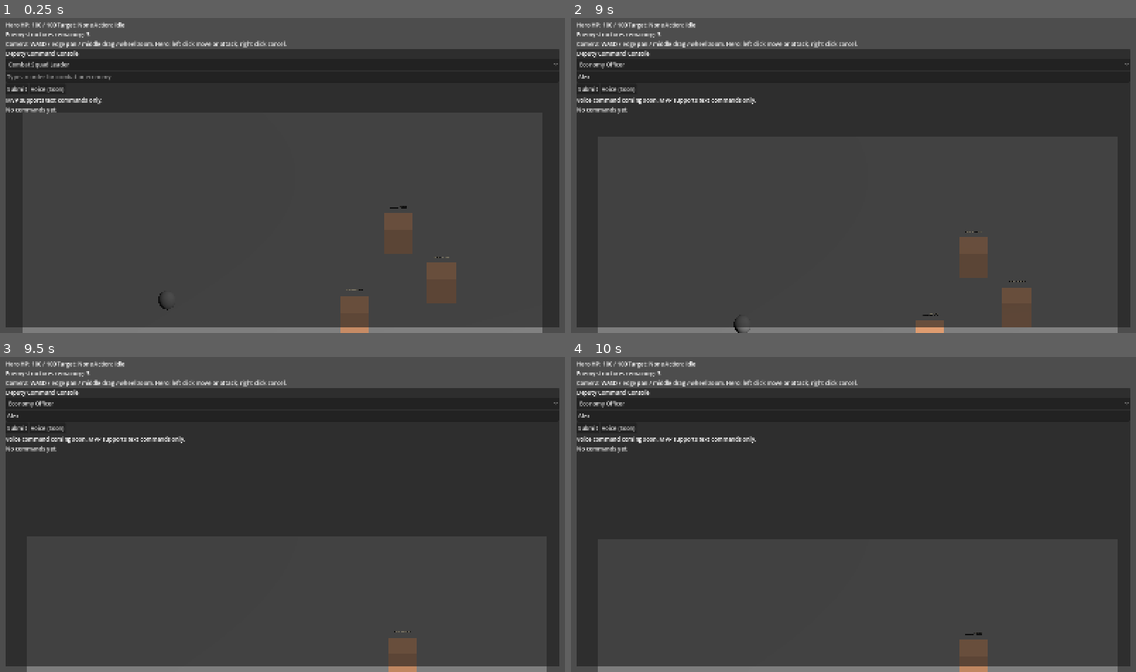
Above: before the commit, frames 1-4 (two rows, left to right).
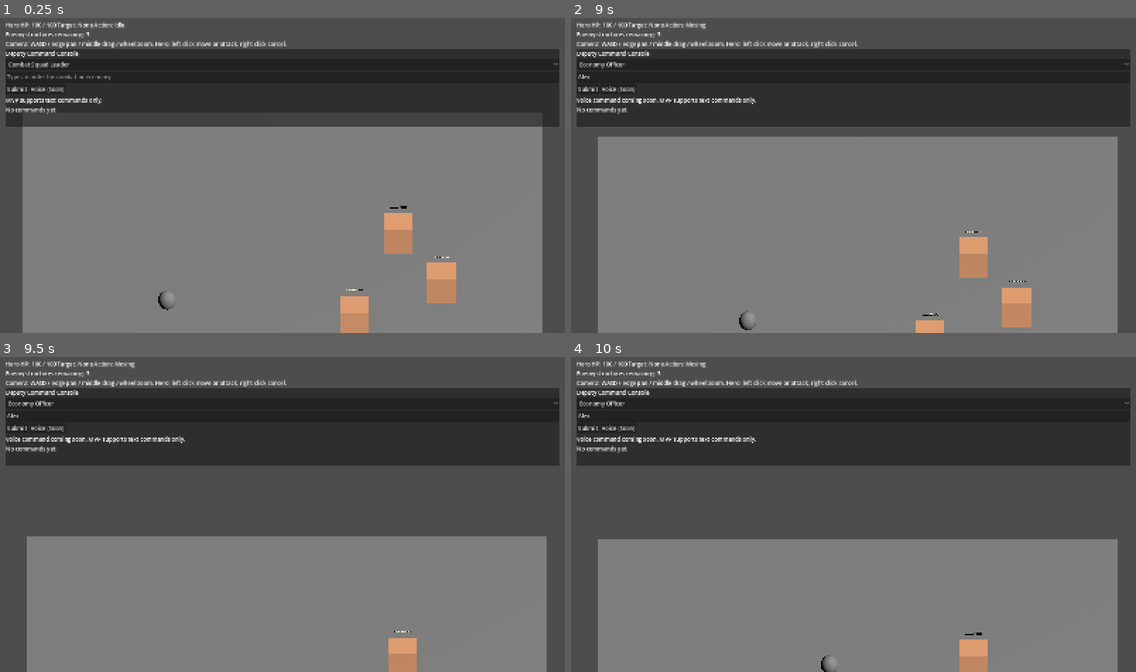
Above: after the commit, the same moments.

Repository: yanlinyi101/War-Buddy
Game: Godot game, scene res://scenes/main.tscn
The game is run twice, just before and just after one commit, with the same random seed, the same clock (stepped at 60 frames per second) and the same inputs.
Inputs (mouse positions are in pixels of both pictures, inside the frame that each line leads up to):
- Up to frame 1 (0.25 s): no input
- Up to frame 2 (9 s): click (853, 77) at 0.52 s; type "Alex" at 0.6 s; click "Combat Squad Leader" at 1.25 s; click "Submit" at 2 s; click "Economy Officer" at 2.75 s; click "Voice (Soon)" at 3.5 s; click "Economy Officer" at 4.25 s; click "Submit" at 5 s; click "Voice (Soon)" at 5.75 s; click "Economy Officer" at 6.5 s; click "Submit" at 7.25 s; click "Voice (Soon)" at 8 s; tap Enter at 8.75 s; move the mouse to (977, 159) at 8.77 s; hold S (camera_pan_down) from 8.78 s (still down); click (977, 159) at 8.92 s
- Up to frame 3 (9.5 s): keep holding S (camera_pan_down)
- Up to frame 4 (10 s): release S (camera_pan_down) at 9.5 s; drag from (740, 530) to (825, 577) at 9.52 s

The runs differ from the first frame. In frame 1, 62% of the frame differs, in the area x 1-99%, y 34-99%; in frame 2, 62%; in frame 3, 62%, in the area x 1-99%, y 1-99%; in frame 4, 62%.

Commit message:
fix(godot): hud panel mouse-passthrough and ortho camera zoom
- main.tscn: PanelContainer no longer covers the 3D viewport or eats clicks.
  Added mouse_filter = 2 and removed size_flags_vertical = 3 so the panel
  sizes to its content (custom_minimum_size = (520, 220)) instead of
  expanding across the screen. Other decorative containers were already on
  IGNORE; this finishes the T3 audit honestly.
- rts_camera.gd: orthographic zoom now adjusts Camera3D.size instead of
  position.y. The camera is configured projection = 1 (ortho), so moving y
  only translated an oblique view diagonally. Branch on projection so
  perspective fallback still uses height.
- Specs: synced 02 T3-T6 checkboxes with the v0.1.0 reality and the v0.1.1
  patch; 04 records the v0.2 milestone lock (multi-unit selection + Squad
  abstraction, hero standalone). 05 reflects the manual smoke-test pass.
- project.godot: cosmetic section reorder by the Godot editor, no semantic
  change.

Co-Authored-By: Claude Opus 4.7 <noreply@anthropic.com>

Diff:
--- a/godot/project.godot
+++ b/godot/project.godot
@@ -14,15 +14,15 @@
 run/main_scene="res://scenes/main.tscn"
 config/features=PackedStringArray("4.6")
 
-[editor_plugins]
-
-enabled=PackedStringArray("res://addons/gut/plugin.cfg")
-
 [display]
 
 window/size/viewport_width=1600
 window/size/viewport_height=900
 window/stretch/mode="canvas_items"
+
+[editor_plugins]
+
+enabled=PackedStringArray("res://addons/gut/plugin.cfg")
 
 [input]
 
--- a/godot/scenes/main.tscn
+++ b/godot/scenes/main.tscn
@@ -1,20 +1,21 @@
-[gd_scene load_steps=4 format=3 uid="uid://mainscene"]
+[gd_scene format=3 uid="uid://mainscene"]
 
-[ext_resource type="PackedScene" path="res://scenes/world.tscn" id="1_world"]
-[ext_resource type="Script" path="res://scripts/bootstrap.gd" id="2_bootstrap"]
-[ext_resource type="Script" path="res://scripts/hud_root.gd" id="3_hud"]
+[ext_resource type="PackedScene" uid="uid://worldscene" path="res://scenes/world.tscn" id="1_world"]
+[ext_resource type="Script" uid="uid://bmms8qoh4vy6k" path="res://scripts/bootstrap.gd" id="2_bootstrap"]
+[ext_resource type="Script" uid="uid://cxovtcnyly5jx" path="res://scripts/hud_root.gd" id="3_hud"]
 
-[node name="Main" type="Node"]
+[node name="Main" type="Node" unique_id=455902520]
 script = ExtResource("2_bootstrap")
 
-[node name="World" parent="." instance=ExtResource("1_world")]
+[node name="World" parent="." unique_id=96283415 instance=ExtResource("1_world")]
 unique_name_in_owner = true
+transform = Transform3D(0.99984616, 0.01753966, 0, -0.01753966, 0.99984616, 0, 0, 0, 1, 1.830297, 1.7507162, -4.207573)
 
-[node name="HudRoot" type="CanvasLayer" parent="."]
+[node name="HudRoot" type="CanvasLayer" parent="." unique_id=125545914]
 unique_name_in_owner = true
 script = ExtResource("3_hud")
 
-[node name="MarginContainer" type="MarginContainer" parent="HudRoot"]
+[node name="MarginContainer" type="MarginContainer" parent="HudRoot" unique_id=483052491]
 anchors_preset = 15
 anchor_right = 1.0
 anchor_bottom = 1.0
@@ -24,83 +25,91 @@
 offset_bottom = -16.0
 mouse_filter = 2
 
-[node name="VBox" type="VBoxContainer" parent="HudRoot/MarginContainer"]
+[node name="VBox" type="VBoxContainer" parent="HudRoot/MarginContainer" unique_id=567875370]
+layout_mode = 2
 mouse_filter = 2
 
-[node name="TopRow" type="HBoxContainer" parent="HudRoot/MarginContainer/VBox"]
+[node name="TopRow" type="HBoxContainer" parent="HudRoot/MarginContainer/VBox" unique_id=751318585]
+layout_mode = 2
 size_flags_horizontal = 3
 mouse_filter = 2
 
-[node name="HeroStatusLabel" type="Label" parent="HudRoot/MarginContainer/VBox/TopRow"]
+[node name="HeroStatusLabel" type="Label" parent="HudRoot/MarginContainer/VBox/TopRow" unique_id=305314115]
 unique_name_in_owner = true
+layout_mode = 2
 text = "Hero HP: 100 / 100"
+
+[node name="HeroTargetLabel" type="Label" parent="HudRoot/MarginContainer/VBox/TopRow" unique_id=1346659880]
+unique_name_in_owner = true
+layout_mode = 2
+text = "Target: None"
+
+[node name="HeroActionLabel" type="Label" parent="HudRoot/MarginContainer/VBox/TopRow" unique_id=1067980760]
+unique_name_in_owner = true
+layout_mode = 2
+text = "Action: Idle"
+
+[node name="BuildingsRemainingLabel" type="Label" parent="HudRoot/MarginContainer/VBox" unique_id=1796653096]
+unique_name_in_owner = true
+layout_mode = 2
+text = "Enemy structures remaining: 0"
+
+[node name="HelpLabel" type="Label" parent="HudRoot/MarginContainer/VBox" unique_id=1779416796]
+unique_name_in_owner = true
+layout_mode = 2
+text = "Controls"
+autowrap_mode = 3
+
+[node name="PanelContainer" type="PanelContainer" parent="HudRoot/MarginContainer/VBox" unique_id=221591685]
+layout_mode = 2
+size_flags_horizontal = 3
 mouse_filter = 2
 
-[node name="HeroTargetLabel" type="Label" parent="HudRoot/MarginContainer/VBox/TopRow"]
-unique_name_in_owner = true
-text = "Target: None"
+[node name="CommandPanel" type="VBoxContainer" parent="HudRoot/MarginContainer/VBox/PanelContainer" unique_id=1615697835]
+custom_minimum_size = Vector2(520, 220)
+layout_mode = 2
 mouse_filter = 2
 
-[node name="HeroActionLabel" type="Label" parent="HudRoot/MarginContainer/VBox/TopRow"]
+[node name="PanelTitle" type="Label" parent="HudRoot/MarginContainer/VBox/PanelContainer/CommandPanel" unique_id=2008377829]
+layout_mode = 2
+text = "Deputy Command Console"
+
+[node name="ChannelSelector" type="OptionButton" parent="HudRoot/MarginContainer/VBox/PanelContainer/CommandPanel" unique_id=597427786]
 unique_name_in_owner = true
-text = "Action: Idle"
+layout_mode = 2
+
+[node name="CommandInput" type="LineEdit" parent="HudRoot/MarginContainer/VBox/PanelContainer/CommandPanel" unique_id=1011846529]
+unique_name_in_owner = true
+layout_mode = 2
+placeholder_text = "Type an order for combat or economy"
+
+[node name="ButtonRow" type="HBoxContainer" parent="HudRoot/MarginContainer/VBox/PanelContainer/CommandPanel" unique_id=528116683]
+layout_mode = 2
 mouse_filter = 2
 
-[node name="BuildingsRemainingLabel" type="Label" parent="HudRoot/MarginContainer/VBox"]
+[node name="SubmitButton" type="Button" parent="HudRoot/MarginContainer/VBox/PanelContainer/CommandPanel/ButtonRow" unique_id=151237124]
 unique_name_in_owner = true
-text = "Enemy structures remaining: 0"
-mouse_filter = 2
-
-[node name="HelpLabel" type="Label" parent="HudRoot/MarginContainer/VBox"]
-unique_name_in_owner = true
-autowrap_mode = 3
-text = "Controls"
-mouse_filter = 2
-
-[node name="PanelContainer" type="PanelContainer" parent="HudRoot/MarginContainer/VBox"]
-size_flags_horizontal = 3
-size_flags_vertical = 3
-
-[node name="CommandPanel" type="VBoxContainer" parent="HudRoot/MarginContainer/VBox/PanelContainer"]
-custom_minimum_size = Vector2(520, 220)
-mouse_filter = 2
-
-[node name="PanelTitle" type="Label" parent="HudRoot/MarginContainer/VBox/PanelContainer/CommandPanel"]
-text = "Deputy Command Console"
-mouse_filter = 2
-
-[node name="ChannelSelector" type="OptionButton" parent="HudRoot/MarginContainer/VBox/PanelContainer/CommandPanel"]
-unique_name_in_owner = true
-
-[node name="CommandInput" type="LineEdit" parent="HudRoot/MarginContainer/VBox/PanelContainer/CommandPanel"]
-unique_name_in_owner = true
-placeholder_text = "Type an order for combat or economy"
-
-[node name="ButtonRow" type="HBoxContainer" parent="HudRoot/MarginContainer/VBox/PanelContainer/CommandPanel"]
-mouse_filter = 2
-
-[node name="SubmitButton" type="Button" parent="HudRoot/MarginContainer/VBox/PanelContainer/CommandPanel/ButtonRow"]
-unique_name_in_owner = true
+layout_mode = 2
 text = "Submit"
 
-[node name="VoiceButton" type="Button" parent="HudRoot/MarginContainer/VBox/PanelContainer/CommandPanel/ButtonRow"]
+[node name="VoiceButton" type="Button" parent="HudRoot/MarginContainer/VBox/PanelContainer/CommandPanel/ButtonRow" unique_id=1344048750]
 unique_name_in_owner = true
+layout_mode = 2
 text = "Voice (Soon)"
 
-[node name="VoiceStatusLabel" type="Label" parent="HudRoot/MarginContainer/VBox/PanelContainer/CommandPanel"]
+[node name="VoiceStatusLabel" type="Label" parent="HudRoot/MarginContainer/VBox/PanelContainer/CommandPanel" unique_id=1691486561]
 unique_name_in_owner = true
+layout_mode = 2
 text = "MVP supports text commands only."
-mouse_filter = 2
 
-[node name="CommandHistory" type="RichTextLabel" parent="HudRoot/MarginContainer/VBox/PanelContainer/CommandPanel"]
+[node name="CommandHistory" type="RichTextLabel" parent="HudRoot/MarginContainer/VBox/PanelContainer/CommandPanel" unique_id=1711168123]
 unique_name_in_owner = true
-bbcode_enabled = false
-fit_content = true
-scroll_active = true
+layout_mode = 2
 size_flags_vertical = 3
 text = "No commands yet."
+fit_content = true
 
-[node name="VictoryOverlay" type="ColorRect" parent="HudRoot"]
+[node name="VictoryOverlay" type="ColorRect" parent="HudRoot" unique_id=2110181169]
 unique_name_in_owner = true
 visible = false
 anchors_preset = 15
@@ -108,14 +117,14 @@
 anchor_bottom = 1.0
 color = Color(0, 0, 0, 0.72)
 
-[node name="VictoryCenter" type="CenterContainer" parent="HudRoot/VictoryOverlay"]
-anchors_preset = 15
+[node name="VictoryCenter" type="CenterContainer" parent="HudRoot/VictoryOverlay" unique_id=979438075]
+layout_mode = 0
 anchor_right = 1.0
 anchor_bottom = 1.0
 mouse_filter = 2
 
-[node name="VictoryLabel" type="Label" parent="HudRoot/VictoryOverlay/VictoryCenter"]
+[node name="VictoryLabel" type="Label" parent="HudRoot/VictoryOverlay/VictoryCenter" unique_id=1794109423]
+layout_mode = 2
 text = "Victory — all enemy buildings destroyed."
 horizontal_alignment = 1
 vertical_alignment = 1
-mouse_filter = 2
--- a/godot/scripts/rts_camera.gd
+++ b/godot/scripts/rts_camera.gd
@@ -4,8 +4,8 @@
 @export var pan_speed := 18.0
 @export var edge_pan_margin := 18.0
 @export var zoom_step := 2.5
-@export var min_height := 10.0
-@export var max_height := 30.0
+@export var min_ortho_size := 8.0
+@export var max_ortho_size := 36.0
 @export var drag_pan_speed := 0.04
 @export var bounds_min := Vector2(-18.0, -18.0)
 @export var bounds_max := Vector2(18.0, 18.0)
@@ -52,8 +52,11 @@
 		_clamp_to_bounds()
 
 func _adjust_zoom(amount: float) -> void:
-	position.y = clampf(position.y + amount, min_height, max_height)
-	_clamp_to_bounds()
+	if projection == PROJECTION_ORTHOGONAL:
+		size = clampf(size + amount, min_ortho_size, max_ortho_size)
+	else:
+		position.y = clampf(position.y + amount, min_ortho_size, max_ortho_size)
+		_clamp_to_bounds()
 
 func _clamp_to_bounds() -> void:
 	position.x = clampf(position.x, bounds_min.x, bounds_max.x)
Not shown, changed: CHANGELOG.md
Not shown, changed: docs/specs/02-rts-mvp-implementation-plan.md
Not shown, changed: docs/specs/04-godot-unity-parity-checklist.md
Not shown, changed: docs/specs/05-godot-smoke-test-checklist.md
